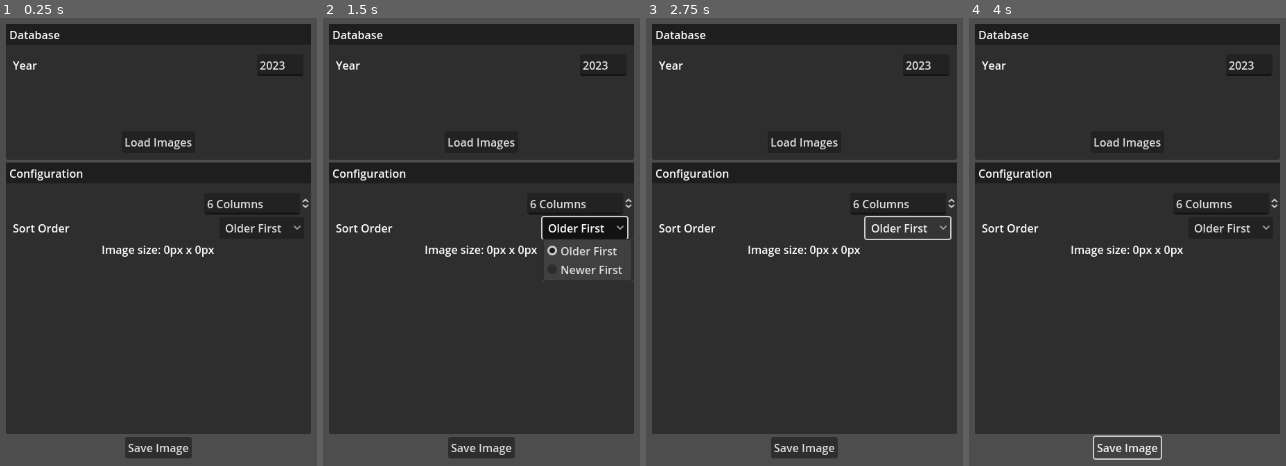
Above: before the commit, frames 1-4 (left to right).
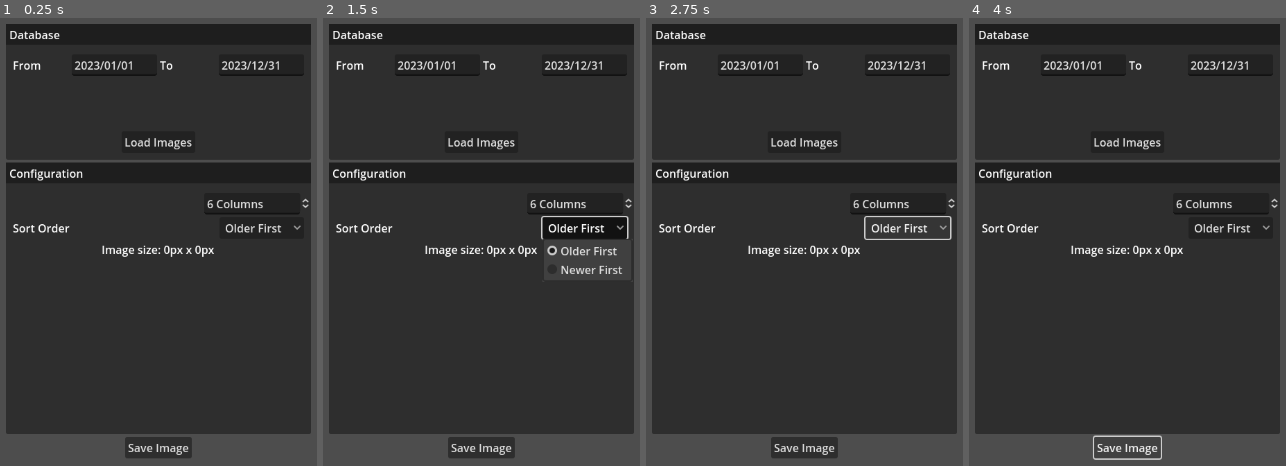
Above: after the commit, the same moments.

Repository: christt105/MediaCoverRecap
Game: Godot game, scene res://MediaCoverRecap/MediaCoverRecap.tscn
Two runs of this game, one before a commit and one after it. Both use one fixed random seed, a clock stepped at 60 frames per second and the inputs below. This scene is started directly instead of the project's main scene.
Inputs:
- Up to frame 1 (0.25 s): no input
- Up to frame 2 (1.5 s): click "Load Images" at 0.5 s; click "Older First" at 1.25 s
- Up to frame 3 (2.75 s): click "Older First" at 2 s
- Up to frame 4 (4 s): click "Older First" at 2.75 s; click "Save Image" at 3.5 s

The runs differ from the first frame. In frame 1, 0.7% of the frame differs, in the area x 4-90%, y 9-13%; in frame 2, 0.7%; in frame 3, 0.7%; in frame 4, 0.7%.
Error in both runs: Invalid access to property or key 'message' on a base object of type 'Nil'. (res://Notion/NotionController.gd:65)

Commit message:
From and To dates

Diff:
--- a/MediaCoverRecap/MediaCoverRecap/Database.gd
+++ b/MediaCoverRecap/MediaCoverRecap/Database.gd
@@ -2,11 +2,13 @@
 extends Control
 
 class Data:
-	var year:int
+	var from:Dictionary
+	var to:Dictionary
 
 signal load(data:Data)
 
-@export var year:LineEdit
+@export var from_date:LineEdit
+@export var to_date:LineEdit
 
 @export var load_button:Button
 
@@ -14,13 +16,26 @@
 func _ready() -> void:
 	load_button.pressed.connect(_on_load_button_pressed)
 
-	year.text = str(Time.get_date_dict_from_system()["year"])
-
+	var year:int = Time.get_date_dict_from_system().year
+	from_date.text = "%04d/%02d/%02d" % [year, 1, 1]
+	to_date.text = "%04d/%02d/%02d" % [year, 12, 31]
 
 
 func _on_load_button_pressed() -> void:
 	var data := Data.new()
 
-	data.year = year.text.to_int()
+	data.from = _get_date_dict_from_string(from_date.text)
+	data.to = _get_date_dict_from_string(to_date.text)
 
 	load.emit(data)
+
+
+func _get_date_dict_from_string(date:String) -> Dictionary:
+	var date_dict := {}
+	var date_components := date.split("/")
+
+	date_dict["year"] = date_components[0].to_int()
+	date_dict["month"] = date_components[1].to_int()
+	date_dict["day"] = date_components[2].to_int()
+
+	return date_dict
--- a/MediaCoverRecap/MediaCoverRecap/MediaCoverRecap.gd
+++ b/MediaCoverRecap/MediaCoverRecap/MediaCoverRecap.gd
@@ -23,7 +23,7 @@
 		if response == null:
 			return
 		print("Database loaded correctly")
-		init(notion, response["body"])
+		init(notion, response)
 
 	database_configuration.load.connect(_load_images)
 	save_covers_button.pressed.connect(_save_images)
@@ -51,7 +51,7 @@
 	_notion.get_media(_database["id"], NotionBody.create_body(
 		{
 			"and": [
-			NotionFilters.completed_on_year(data.year)
+			NotionFilters.from_to_date(data.from, data.to)
 			]
 		}, NotionSorts.get_sort(NotionDatabaseKeys.property_completed, NotionSorts.SortDirection.ASCENDING)
 		), _on_get_media)
--- a/MediaCoverRecap/MediaCoverRecap/MediaCoverRecap.tscn
+++ b/MediaCoverRecap/MediaCoverRecap/MediaCoverRecap.tscn
@@ -61,12 +61,13 @@
 layout_mode = 2
 size_flags_horizontal = 3
 
-[node name="Database" type="Panel" parent="HBoxContainer/MarginContainer2/VBoxContainer" node_paths=PackedStringArray("year", "load_button")]
+[node name="Database" type="Panel" parent="HBoxContainer/MarginContainer2/VBoxContainer" node_paths=PackedStringArray("from_date", "to_date", "load_button")]
 layout_mode = 2
 size_flags_vertical = 3
 size_flags_stretch_ratio = 0.5
 script = ExtResource("2_y6cdp")
-year = NodePath("DatabaseSection/MarginContainer/VBoxContainer/Year/LineEdit")
+from_date = NodePath("DatabaseSection/MarginContainer/VBoxContainer/DateInterval/FromDateLineEdit")
+to_date = NodePath("DatabaseSection/MarginContainer/VBoxContainer/DateInterval/ToDateLineEdit")
 load_button = NodePath("DatabaseSection/MarginContainer/VBoxContainer/LoadImagesButton")
 
 [node name="DatabaseSection" type="VBoxContainer" parent="HBoxContainer/MarginContainer2/VBoxContainer/Database"]
@@ -111,19 +112,32 @@
 [node name="VBoxContainer" type="VBoxContainer" parent="HBoxContainer/MarginContainer2/VBoxContainer/Database/DatabaseSection/MarginContainer"]
 layout_mode = 2
 
-[node name="Year" type="HBoxContainer" parent="HBoxContainer/MarginContainer2/VBoxContainer/Database/DatabaseSection/MarginContainer/VBoxContainer"]
-layout_mode = 2
-
-[node name="Label" type="Label" parent="HBoxContainer/MarginContainer2/VBoxContainer/Database/DatabaseSection/MarginContainer/VBoxContainer/Year"]
-layout_mode = 2
-size_flags_horizontal = 3
-text = "Year"
-
-[node name="LineEdit" type="LineEdit" parent="HBoxContainer/MarginContainer2/VBoxContainer/Database/DatabaseSection/MarginContainer/VBoxContainer/Year"]
+[node name="DateInterval" type="HBoxContainer" parent="HBoxContainer/MarginContainer2/VBoxContainer/Database/DatabaseSection/MarginContainer/VBoxContainer"]
+layout_mode = 2
+
+[node name="Label" type="Label" parent="HBoxContainer/MarginContainer2/VBoxContainer/Database/DatabaseSection/MarginContainer/VBoxContainer/DateInterval"]
+layout_mode = 2
+size_flags_horizontal = 3
+text = "From"
+
+[node name="FromDateLineEdit" type="LineEdit" parent="HBoxContainer/MarginContainer2/VBoxContainer/Database/DatabaseSection/MarginContainer/VBoxContainer/DateInterval"]
+custom_minimum_size = Vector2(122.97, 0)
 layout_mode = 2
 size_flags_horizontal = 4
 size_flags_vertical = 6
-placeholder_text = "Year"
+placeholder_text = "yyyy/mm/dd"
+
+[node name="Label2" type="Label" parent="HBoxContainer/MarginContainer2/VBoxContainer/Database/DatabaseSection/MarginContainer/VBoxContainer/DateInterval"]
+layout_mode = 2
+size_flags_horizontal = 3
+text = "To"
+
+[node name="ToDateLineEdit" type="LineEdit" parent="HBoxContainer/MarginContainer2/VBoxContainer/Database/DatabaseSection/MarginContainer/VBoxContainer/DateInterval"]
+custom_minimum_size = Vector2(122.97, 0)
+layout_mode = 2
+size_flags_horizontal = 4
+size_flags_vertical = 6
+placeholder_text = "yyyy/mm/dd"
 
 [node name="LoadImagesButton" type="Button" parent="HBoxContainer/MarginContainer2/VBoxContainer/Database/DatabaseSection/MarginContainer/VBoxContainer"]
 layout_mode = 2
--- a/MediaCoverRecap/Notion/NotionFilters.gd
+++ b/MediaCoverRecap/Notion/NotionFilters.gd
@@ -17,3 +17,22 @@
 			}
 		]
 	}
+
+
+static func from_to_date(from:Dictionary, to:Dictionary) -> Dictionary:
+	return {
+		"and": [
+			{
+				"property": NotionDatabaseKeys.property_completed,
+				"date": {
+					"on_or_after": "%04d-%02d-%02d" % [from["year"], from["month"], from["day"]]
+				}
+			},
+			{
+				"property": NotionDatabaseKeys.property_completed,
+				"date": {
+					"on_or_before": "%04d-%02d-%02d" % [to["year"], to["month"], to["day"]]
+				}
+			}
+		]
+	}
